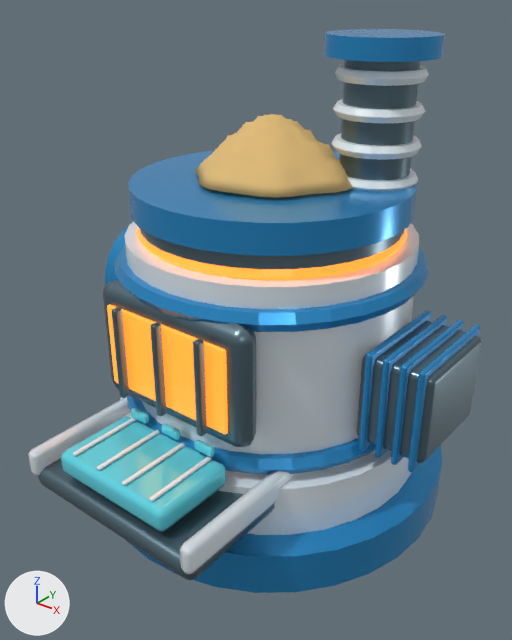
Before and after pictures for a commit that changed the FBX model Assets/_Project/Models/Resources/GlassFurnace.fbx.
Both versions are drawn from a 50 mm lens placed at (2.21, -2.9, 2.78), pointed at (0.06, -0.21, 1.12). Every picture has the same lights, and +X, +Y and +Z are marked at lower left. The picture after the commit comes second. Where no turn or scale is listed for an object, it has been applied to the vertices. Vertices at exactly the same position are counted once.

Before the edit, the objects in view are built like this:
```python
ob_bellows = bpy.data.objects.new('Bellows', me_cube_144)
ob_bellows.location = (0.94, 0.0, 0.93)
ob_bellows.rotation_euler = (1.571, 0.0, 0.0)  # degrees (90, 0, 0)
ob_flywheel = bpy.data.objects.new('Flywheel', me_cylinder_057)
ob_flywheel.location = (-0.96, 0.0, 1.08)
ob_furnacebody = bpy.data.objects.new('FurnaceBody', me_cylinder_058)
ob_furnacebody.location = (-0.8, 0.0, 1.08)
ob_glassoutput = bpy.data.objects.new('GlassOutput', me_cube_139)
ob_glassoutput.location = (0.0, -1.03, 0.59)
ob_lid = bpy.data.objects.new('Lid', me_cylinder_054)
ob_lid.location = (0.0, 0.0, 1.76)
ob_lid.rotation_euler = (1.571, 0.0, 0.0)  # degrees (90, 0, 0)
ob_sandfeed = bpy.data.objects.new('SandFeed', me_sandfeed_005)
ob_sandfeed.location = (0.0, 0.0, 1.85)
ob_statuslight_0 = bpy.data.objects.new('StatusLight_0', me_cube_153)
ob_statuslight_0.location = (-0.23, -0.825, 0.7)
ob_statuslight_1 = bpy.data.objects.new('StatusLight_1', me_cube_154)
ob_statuslight_1.location = (0.0, -0.825, 0.7)
ob_statuslight_2 = bpy.data.objects.new('StatusLight_2', me_cube_155)
ob_statuslight_2.location = (0.23, -0.825, 0.7)
```
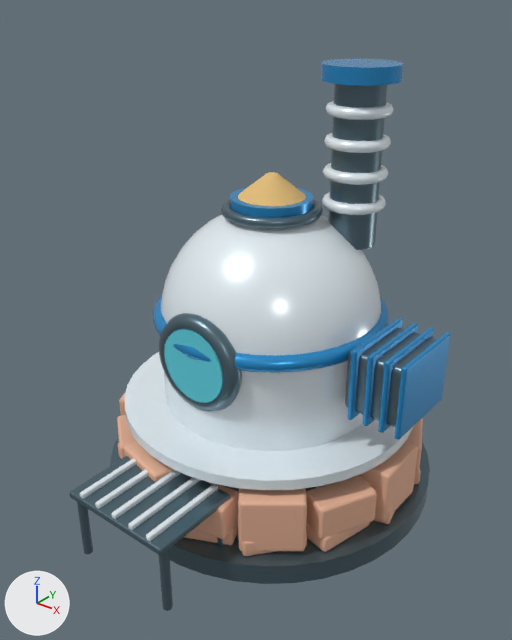
What differs and where, as boxes [x1, y1, x2, y2] in the pictures (512 x 640 px):
'FurnaceBody', deleted
    before: [28, 29, 445, 593]
'MachineBody.001', added
    after: [153, 59, 404, 451]
'Base.001', added
    after: [70, 352, 430, 611]
'Lid', reshaped, moved, turned
    before: [128, 150, 417, 256]
    after: [230, 187, 314, 218]
'Bellows', reshaped, moved, turned
    before: [357, 310, 481, 472]
    after: [345, 318, 450, 440]
'GlassOutput', deleted
    before: [61, 416, 226, 531]
'SandFeed', deleted (beige)
    before: [195, 114, 353, 198]
'Feed.001', added (beige)
    after: [238, 172, 306, 206]
'Flywheel', deleted
    before: [105, 223, 132, 286]
'StatusLight_2', deleted
    before: [194, 440, 215, 457]
'StatusLight_1', deleted
    before: [161, 423, 181, 440]
'StatusLight_0', deleted
    before: [131, 408, 149, 424]
part 1 of me_cylinder_054, deleted (blue)
    before: [128, 150, 417, 256]
part 2 of me_cylinder_054, added (blue)
    after: [230, 187, 314, 218]

Patch to the scene script:
```diff
--- a/Assets/_Project/Models/Resources/GlassFurnace.fbx.py
+++ b/Assets/_Project/Models/Resources/GlassFurnace.fbx.py
@@ me_cube_144 @@
 # used by ob_bellows; location = (0.94, 0.0, 0.93); rotation_euler = (1.571, 0.0, 0.0), in degrees (90, 0, 0)
-me_cube_144.from_pydata(...)  # 280 vertices, 270 faces; spans x -0.19..0.19, y -0.275..0.275, z -0.315..0.315
+me_cube_144.from_pydata(...)  # 280 vertices, 270 faces; spans x 0.01..0.355, y -0.24..0.24, z -0.2..0.2
+# me_cube_144 part 3: 280 of 280 vertices moved; they spanned x -0.19..0.19, y -0.275..0.275, z -0.315..0.315 and now span x 0.01..0.355, y -0.24..0.24, z -0.2..0.2; mean shift (0.196, 0.0, 0.0)
 me_cube_144.materials.append(mat_workshop_steel)
@@ me_cylinder_054 @@
 # used by ob_lid; location = (0.0, 0.0, 1.76); rotation_euler = (1.571, 0.0, 0.0), in degrees (90, 0, 0)
-me_cylinder_054.from_pydata(...)  # 64 vertices, 34 faces; spans x -0.74..0.74, y -0.075..0.075, z -0.74..0.74
+me_cylinder_054.from_pydata(...)  # 56 vertices, 30 faces; spans x -0.22..0.22, y -0.22..0.22, z -0.04..0.04
+# me_cylinder_054 part 1: 64 vertices removed from x -0.74..0.74, y -0.075..0.075, z -0.74..0.74
+# me_cylinder_054 part 2: 56 vertices added at x -0.22..0.22, y -0.22..0.22, z -0.04..0.04, forming a 28-sided cylinder along z
 me_cylinder_054.materials.append(mat_workshop_azure)
@@ ob_statuslight_2 @@
-ob_statuslight_2 = bpy.data.objects.new('StatusLight_2', me_cube_155)
@@ ob_statuslight_0 @@
-ob_statuslight_0 = bpy.data.objects.new('StatusLight_0', me_cube_153)
@@ ob_bellows @@
 ob_bellows = bpy.data.objects.new('Bellows', me_cube_144)
-ob_bellows.location = (0.94, 0.0, 0.93)
-ob_bellows.rotation_euler = (1.571, 0.0, 0.0)  # degrees (90, 0, 0)
+ob_bellows.location = (0.62, 0.0, 0.95)
@@ ob_furnacebody @@
-ob_furnacebody = bpy.data.objects.new('FurnaceBody', me_cylinder_058)
@@ ob_sandfeed @@
-ob_sandfeed = bpy.data.objects.new('SandFeed', me_sandfeed_005)
@@ ob_flywheel @@
-ob_flywheel = bpy.data.objects.new('Flywheel', me_cylinder_057)
@@ ob_lid @@
 ob_lid = bpy.data.objects.new('Lid', me_cylinder_054)
-ob_lid.location = (0.0, 0.0, 1.76)
-ob_lid.rotation_euler = (1.571, 0.0, 0.0)  # degrees (90, 0, 0)
+ob_lid.location = (0.0, 0.0, 1.7)
@@ ob_glassoutput @@
-ob_glassoutput = bpy.data.objects.new('GlassOutput', me_cube_139)
@@ ob_statuslight_1 @@
-ob_statuslight_1 = bpy.data.objects.new('StatusLight_1', me_cube_154)
@@ ob_machinebody_001 @@
+ob_machinebody_001 = bpy.data.objects.new('MachineBody.001', me_cylinder_017)  # 3002 vertices, 2936 faces; spans x -0.67..0.67, y -0.66..0.67, z -0.38..1.58; in mat_workshop_pearl (white #ecf7fd), mat_workshop_azure (blue #2c95d4), mat_workshop_steel (blue #617984), mat_workshop_glass (cyan #69e2f2)
+ob_machinebody_001.location = (0.0, 0.0, 0.82)
@@ ob_feed_001 @@
+ob_feed_001 = bpy.data.objects.new('Feed.001', me_cone_001)  # 40 vertices, 22 faces; spans x -0.18..0.18, y -0.18..0.18, z -0.06..0.06; in mat_workshop_sand (beige #e2bd79)
+ob_feed_001.location = (0.0, 0.0, 1.8)
@@ ob_base_001 @@
+ob_base_001 = bpy.data.objects.new('Base.001', me_cylinder_010)  # 2192 vertices, 1994 faces; spans x -0.98..0.98, y -1.25..0.98, z -0.06..0.5; in mat_workshop_steel (blue #617984), mat_workshop_pearl (white #ecf7fd), mat_workshop_brick (beige #e5b195)
+ob_base_001.location = (0.0, 0.0, 0.06)
```
